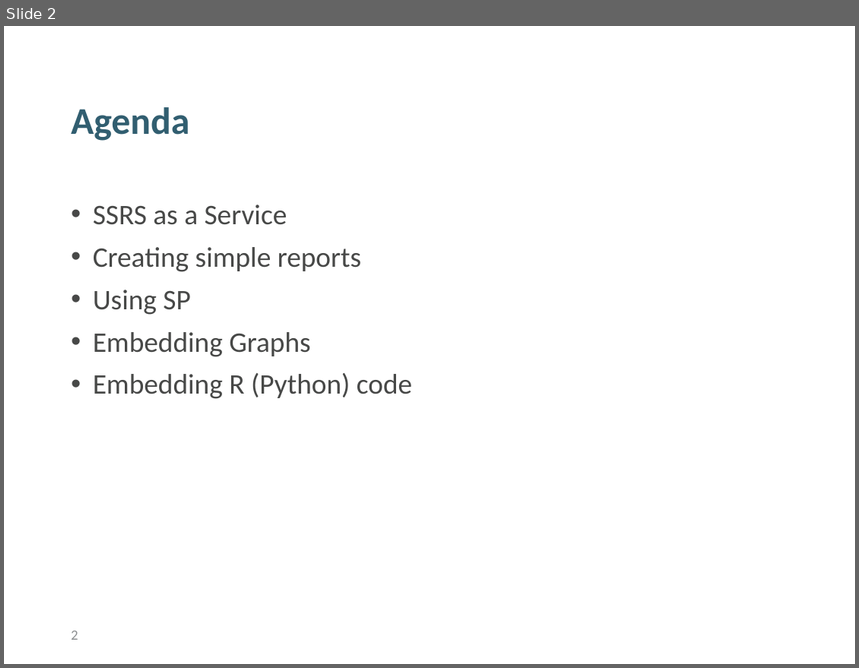
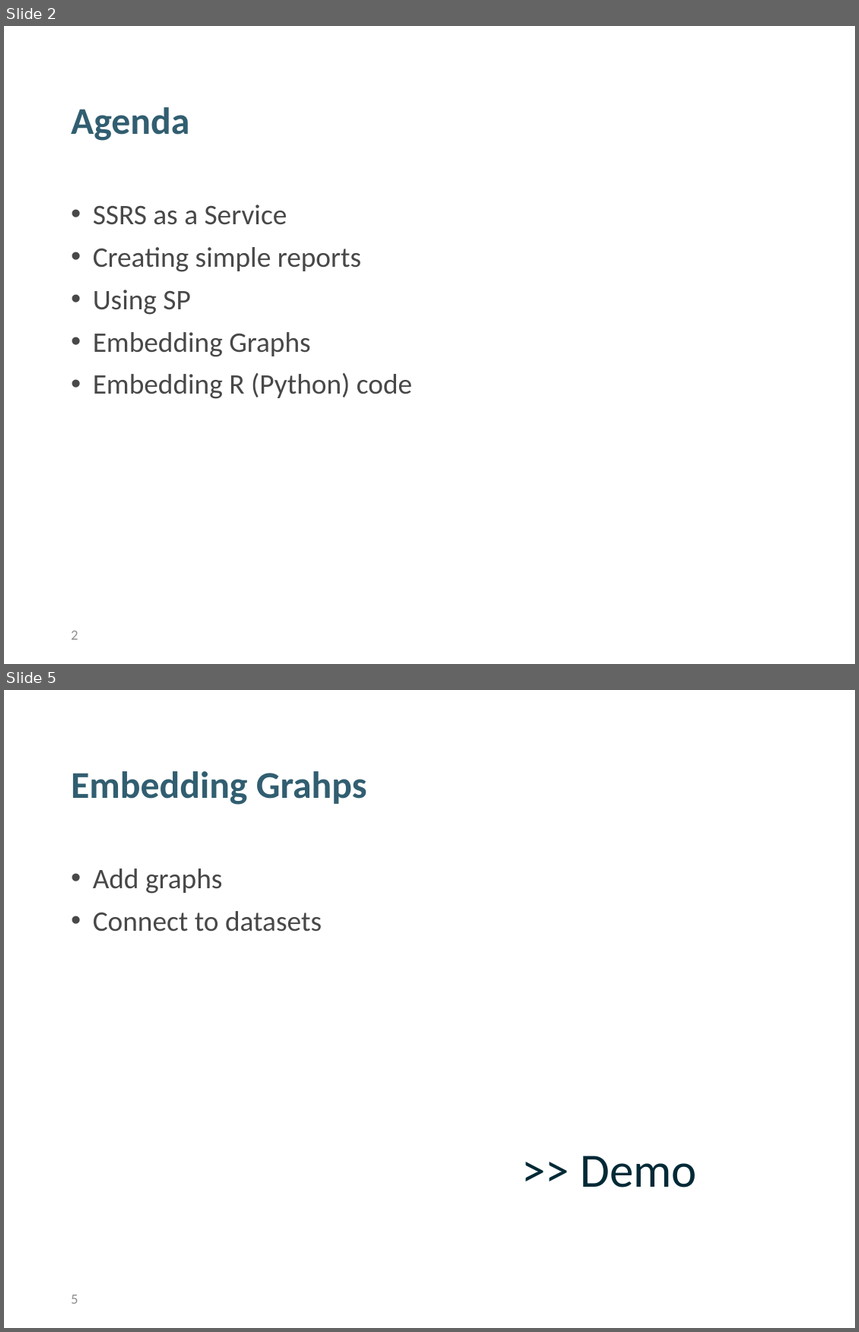
Before and after one commit to tomazgeni/FawltyTowers, a slide deck: ReportingServer_Delavnica.pptx. Shown one above the other, each under a label of ours: slide 2 before the commit, slides 2 and 5 after it; the slides between them are not shown. The pictures are 859x668 and 859x1332 pixels, drawn with LibreOffice and Linux fonts; fonts in the diff are those of the drawing; background and template pictures are left out. Boxes give left, top, right and bottom in pixels: in the first picture for what was removed or moved away, otherwise in the second. Text is boxed around its words. In the diff, an @@ line names an element or a change of style, - is before the commit and + after.

```diff
--- a/ReportingServer_Delavnica.pptx
+++ b/ReportingServer_Delavnica.pptx
@@ slide 5 added at (4, 690, 855, 1328), background #FFFFFF @@
@@ title added at (71, 771, 367, 805), 32 pt, text #315E70, bold @@
+Embedding Grahps
@@ text added at (93, 869, 322, 932), 24 pt, text #474847 @@
+• Add graphs
+• Connect to datasets
@@ text added at (580, 1156, 697, 1188), 40.5 pt, text #002936 @@
+>> Demo
@@ page number added at (71, 1295, 78, 1304), 12 pt, text #8C8E91 @@
+5
```
Also in this commit, not shown: 4 other slides added.
